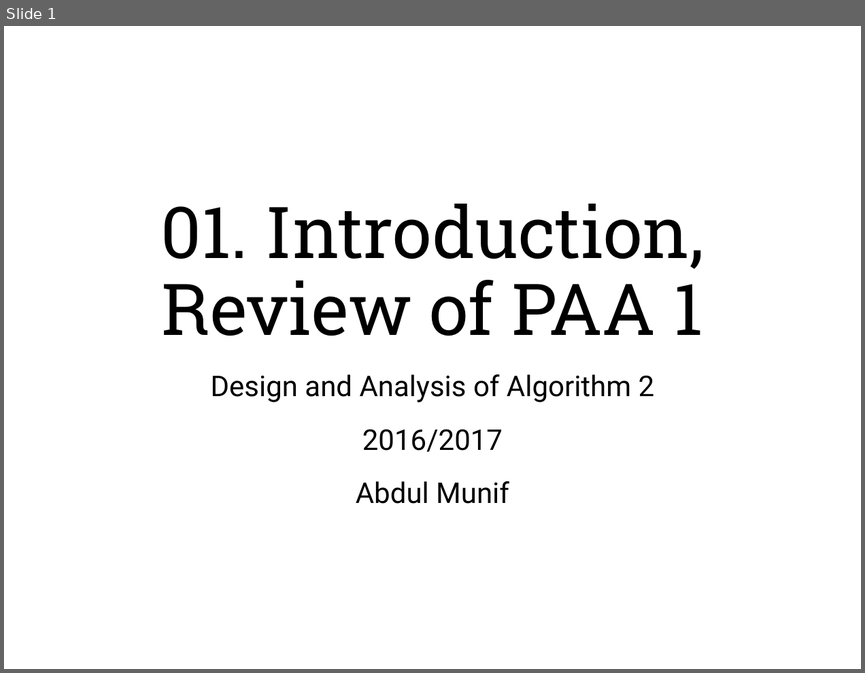
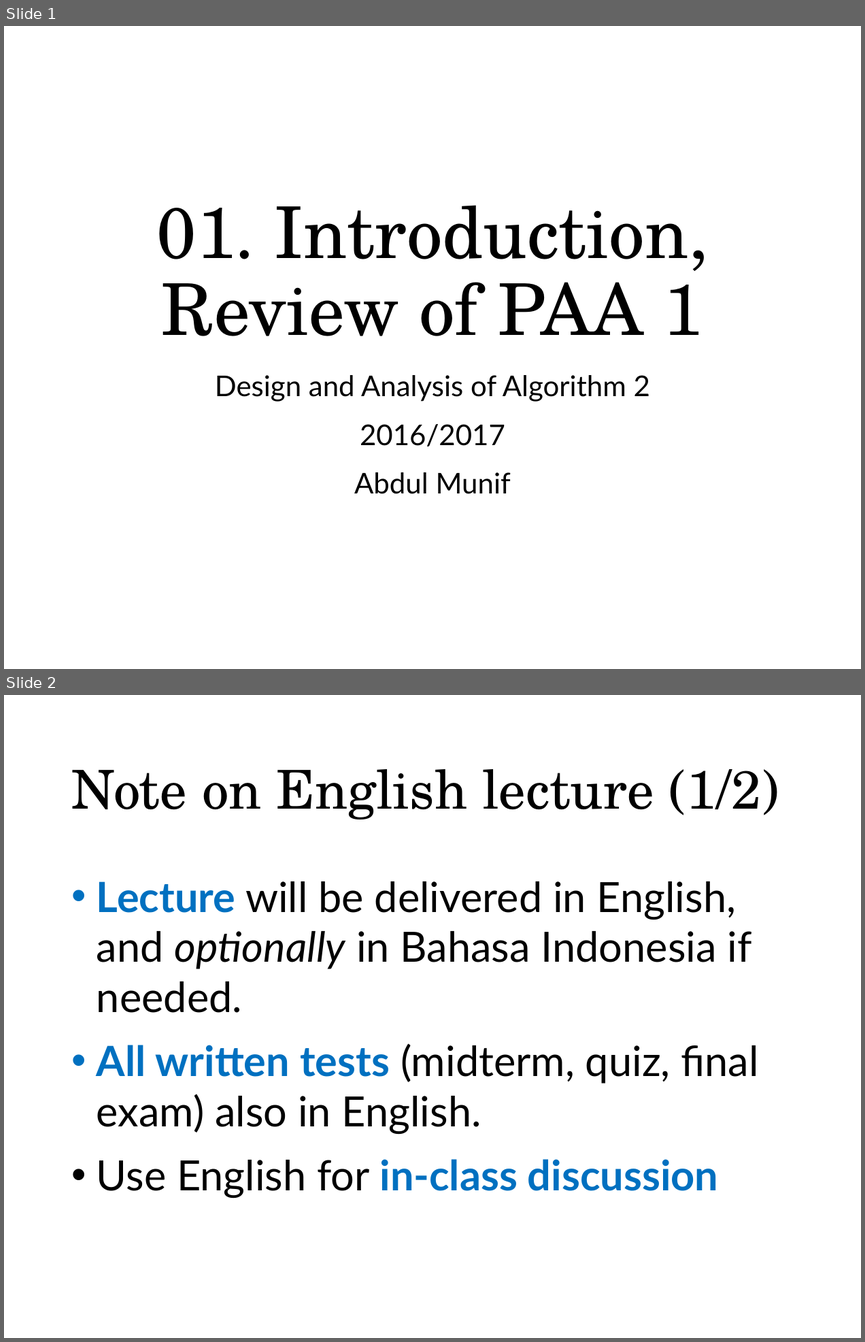
Before and after one commit to munif/paa-2, a slide deck: 161702/presentation/01 - Syllabus, Review of PAA 1/01. Syllabus, Review of PAA 1.pptx. Shown one above the other, each under a label of ours: slide 1 before the commit, slides 1 and 2 after it. The pictures are 865x673 and 865x1342 pixels, drawn with LibreOffice and Linux fonts; fonts in the diff are those of the drawing. Boxes give left, top, right and bottom in pixels: in the first picture for what was removed or moved away, otherwise in the second. Text is boxed around its words. In the diff, an @@ line names an element or a change of style, - is before the commit and + after.

```diff
--- a/161702/presentation/01 - Syllabus, Review of PAA 1/01. Syllabus, Review of PAA 1.pptx
+++ b/161702/presentation/01 - Syllabus, Review of PAA 1/01. Syllabus, Review of PAA 1.pptx
@@ slide 2 added at [4,695,861,1338], background #FFFFFF @@
@@ title added at [71,769,779,819], 45 pt, text #000000 @@
+Note on English lecture (1/2)
@@ text added at [96,881,758,1198], 35 pt, text #000000 @@
+• Lecture will be delivered in English, and optionally in Bahasa Indonesia if needed.
+• All written tests (midterm, quiz, final exam) also in English.
+• Use English for in-class discussion
@@ slide 1 changed as well @@
@@ title "01. Introduction, Review of PAA ..." at [157,205,708,336]: font Roboto Slab to TeX Gyre Schola @@
@@ subtitle "Design and Analysis of Algorithm ..." at [215,375,650,494]: font Roboto to Lato; less space between paragraphs @@
```
Also in this commit, not shown: 6 other slides changed, 3 other slides added.
